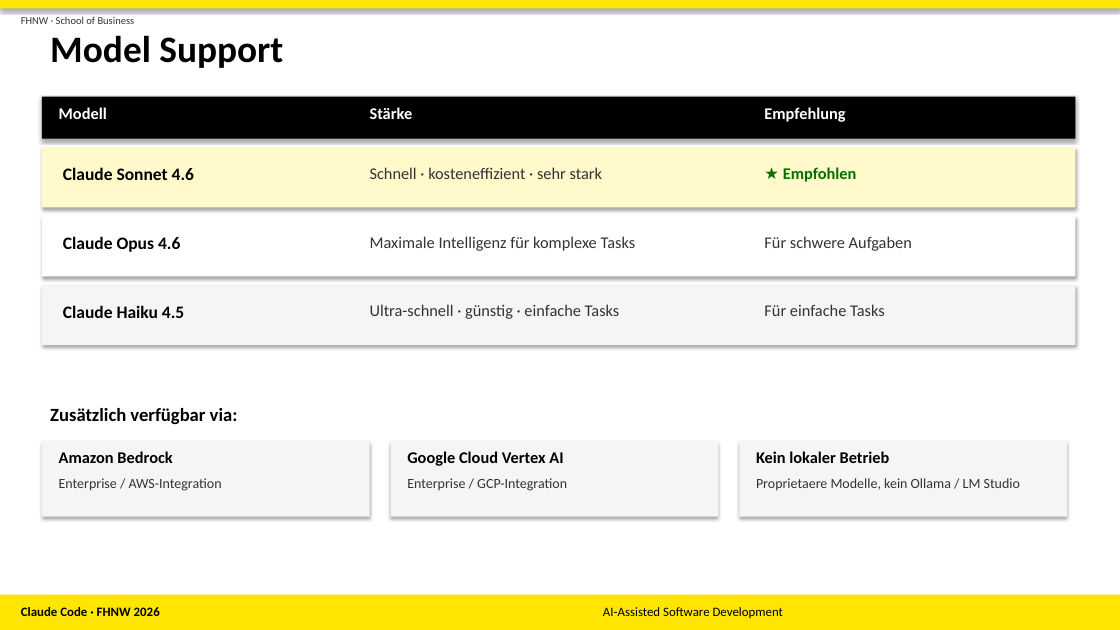
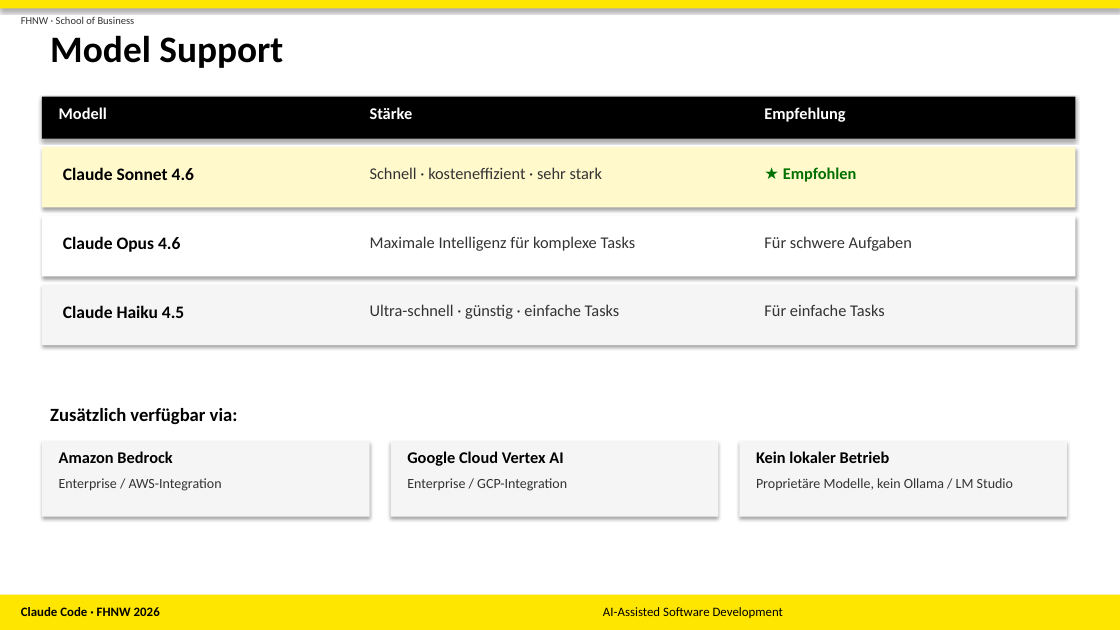
Before and after one commit to SheylaSam/AIASD, a slide deck: slide 4 of Claude_Code_Pitch.pptx. Drawn at 1120x630 pixels with LibreOffice and Linux fonts; fonts in the diff are those of the drawing. Boxes give left, top, right and bottom in pixels: in the first picture for what was removed or moved away, otherwise in the second. Text is boxed around its words. In the diff, an @@ line names an element or a change of style, - is before the commit and + after.

```diff
--- a/Claude_Code_Pitch.pptx
+++ b/Claude_Code_Pitch.pptx
@@ text at (756, 478, 1013, 490): text changed @@
-Proprietaere Modelle, kein Ollama / LM Studio
+Proprietäre Modelle, kein Ollama / LM Studio
```
Also in this commit, not shown: 4 other slides changed.
